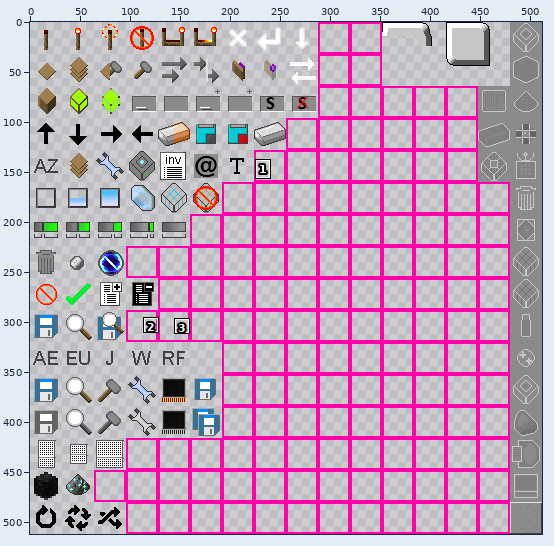
Edited in one commit: sprite sheet ([URP]/assets/appliedenergistics2/textures/guis/states.png). The picture above shows the old version from afar; the outline marks the close-up.
Close-up. The starting point:
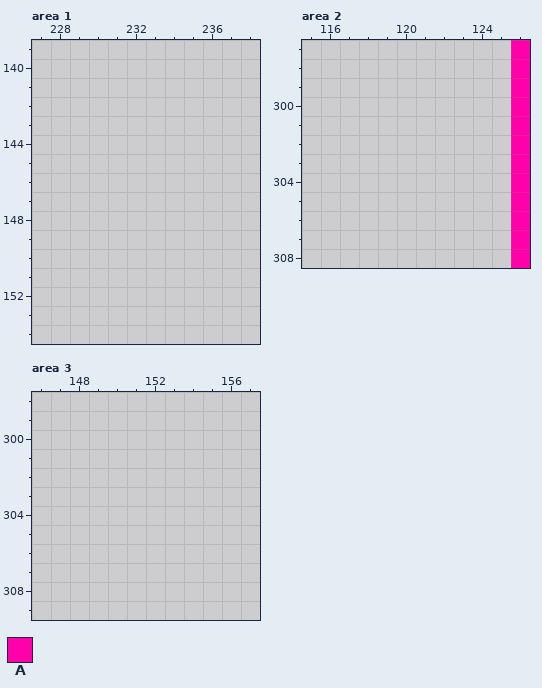
The file is 512x512 pixels. Pixels under 10% opacity are left out. Colours within 5 levels of each other are drawn and written as one. Shown: area 1: x 227..238, y 139..154; area 2: x 115..126, y 297..308; area 3: x 146..157, y 298..309. The commit also changed other parts of the picture, which this record leaves out.
Palette (. is transparent): A #ff00aa
Pixels before, area 2, first column x 126:
297 A
298 A
299 A
300 A
301 A
302 A
303 A
304 A
305 A
306 A
307 A
308 A
And afterwards:
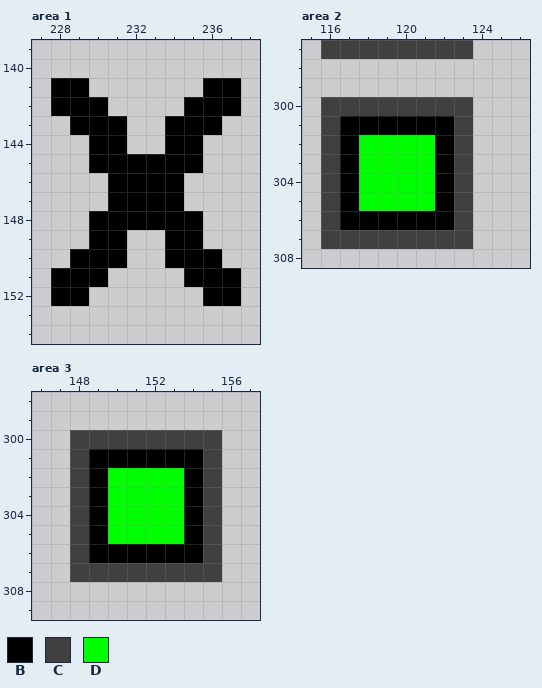
Colours new in this view: B #000000  C #404040  D #00ff00
From old to new:
Area 1:
y 141: x 228..229 .. -> BB; x 236..237 .. -> BB
y 142: x 228..230 ... -> BBB; x 235..237 ... -> BBB
y 143: x 229..231 ... -> BBB; x 234..236 ... -> BBB
y 144: x 230..231 .. -> BB; x 234..235 .. -> BB
y 145: x 230..235 ...... -> BBBBBB
y 146..147: x 231..234 .... -> BBBB
y 148: x 230..235 ...... -> BBBBBB
y 149: x 230..231 .. -> BB; x 234..235 .. -> BB
y 150: x 229..231 ... -> BBB; x 234..236 ... -> BBB
y 151: x 228..230 ... -> BBB; x 235..237 ... -> BBB
y 152: x 228..229 .. -> BB; x 236..237 .. -> BB
Area 2:
y 297: x 116..123 ........ -> CCCCCCCC; x 126 A -> .
y 298..299: x 126 A -> .
y 300: x 116..123 ........ -> CCCCCCCC; x 126 A -> .
y 301: x 116..123 ........ -> CBBBBBBC; x 126 A -> .
y 302..305: x 116..123 ........ -> CBDDDDBC; x 126 A -> .
y 306: x 116..123 ........ -> CBBBBBBC; x 126 A -> .
y 307: x 116..123 ........ -> CCCCCCCC; x 126 A -> .
y 308: x 126 A -> .
Area 3:
y 300: x 148..155 ........ -> CCCCCCCC
y 301: x 148..155 ........ -> CBBBBBBC
y 302..305: x 148..155 ........ -> CBDDDDBC
y 306: x 148..155 ........ -> CBBBBBBC
y 307: x 148..155 ........ -> CCCCCCCC
Pixel boxes of the changes (left, top, right, bottom) in both close-ups:
added: (51, 78, 241, 306)
changed: (321, 40, 530, 268)
added: (70, 430, 222, 582)
